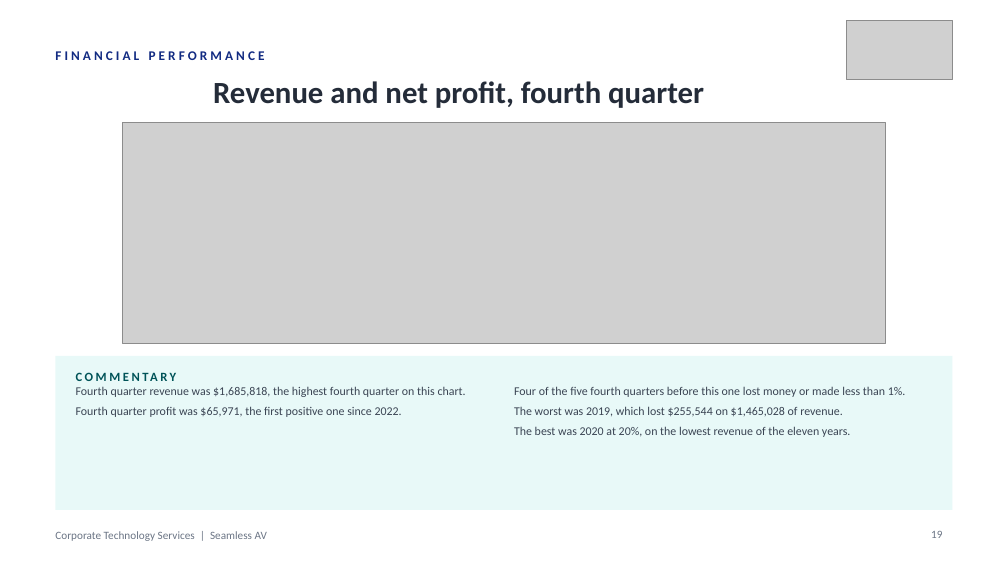
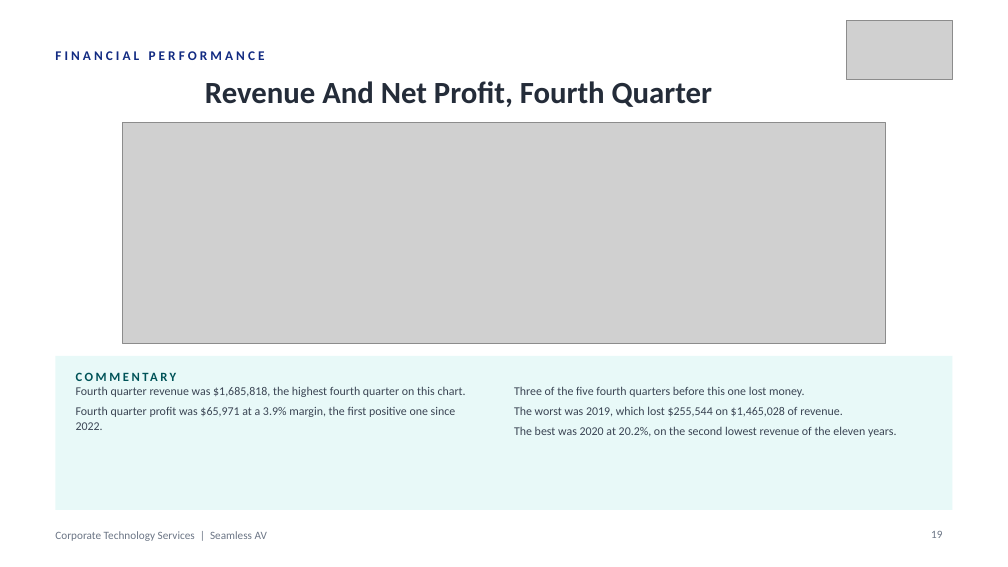
Before and after one commit to WesleyNelson-O33/Claude, a slide deck: slide 19 of deck/CTS Quarterly Business Review - Q1 FY2027.pptx. Drawn at 1008x567 pixels with LibreOffice and Linux fonts; fonts in the diff are those of the drawing; grey boxes stand for pictures. Boxes give left, top, right and bottom in pixels: in the first picture for what was removed or moved away, otherwise in the second. Text is boxed around its words. In the diff, an @@ line names an element or a change of style, - is before the commit and + after.

```diff
--- a/deck/CTS Quarterly Business Review - Q1 FY2027.pptx
+++ b/deck/CTS Quarterly Business Review - Q1 FY2027.pptx
@@ text at [205, 81, 712, 107]: text changed @@
-Revenue and net profit, fourth quarter
+Revenue And Net Profit, Fourth Quarter
@@ text at [514, 386, 805, 397]: text changed @@
-Four of the five fourth quarters before this one lost money or made less than 1%.
+Three of the five fourth quarters before this one lost money.
@@ text at [76, 407, 456, 430]: text changed @@
-Fourth quarter profit was $65,971, the first positive one since 2022.
+Fourth quarter profit was $65,971 at a 3.9% margin, the first positive one since 2022.
@@ text at [514, 426, 897, 437]: text changed @@
-The best was 2020 at 20%, on the lowest revenue of the eleven years.
+The best was 2020 at 20.2%, on the second lowest revenue of the eleven years.
```
Also in this commit, not shown: 43 other slides changed, 1 slide added, 17 other files.
